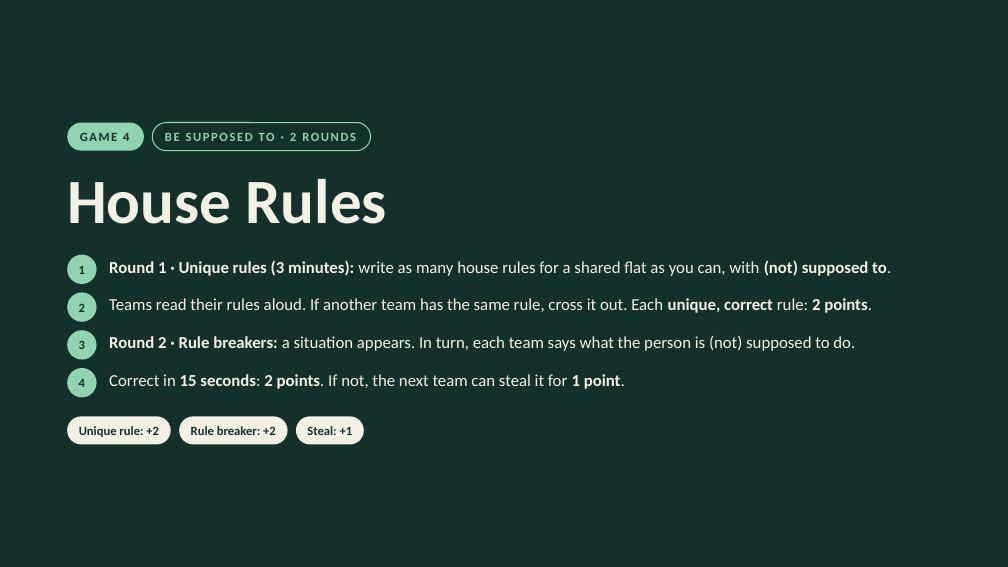
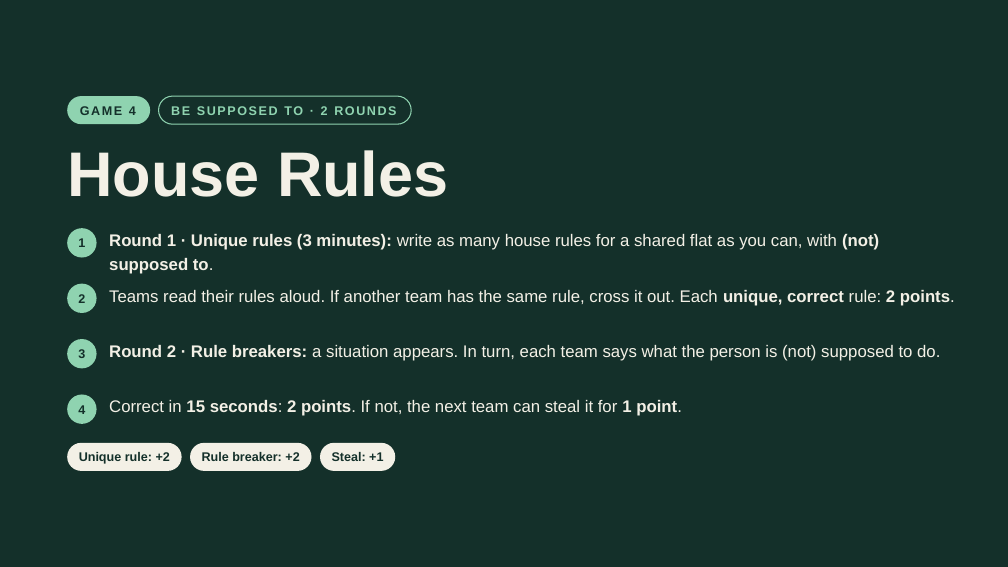
Before and after one commit to adizmurodov/About-ME, a slide deck: slide 23 of diplomatic-flatmate/The-Diplomatic-Flatmate.pptx. Drawn at 1008x567 pixels with LibreOffice and Linux fonts; fonts in the diff are those of the drawing. Boxes give left, top, right and bottom in pixels: in the first picture for what was removed or moved away, otherwise in the second. Text is boxed around its words. In the diff, an @@ line names an element or a change of style, - is before the commit and + after.

```diff
--- a/diplomatic-flatmate/The-Diplomatic-Flatmate.pptx
+++ b/diplomatic-flatmate/The-Diplomatic-Flatmate.pptx
@@ rounded rectangle: place and size @@
-rounded rectangle at (67, 123, 144, 150)
+rounded rectangle at (67, 96, 150, 124)
@@ text "GAME 4": place and size @@
-text "GAME 4" at (80, 133, 129, 141)
+text "GAME 4" at (80, 106, 136, 115)
@@ rounded rectangle: place and size @@
-rounded rectangle at (152, 123, 371, 150)
+rounded rectangle at (159, 96, 411, 124)
@@ font Calibri to Arial in 14 elements at (109, 290, 955, 306), (78, 349, 85, 358), (78, 294, 85, 303), (109, 234, 879, 274), (109, 345, 940, 361), (67, 150, 448, 197), (78, 238, 85, 247), (78, 405, 85, 414), (109, 400, 682, 416), (80, 106, 136, 115), (79, 452, 170, 464), (202, 452, 299, 461), (332, 452, 383, 461), (171, 106, 396, 115) @@
@@ text "BE SUPPOSED TO · 2 ...": place and size @@
-text "BE SUPPOSED TO · 2 ..." at (259, 133, 296, 141)
+text "BE SUPPOSED TO · 2 ..." at (171, 106, 396, 115)
@@ 2 texts, 1 ellipse: place and size @@
-2 texts, 1 ellipse at (67, 178, 386, 284)
+2 texts, 1 ellipse at (67, 150, 448, 258)
@@ text "Round 1 · Unique rules ...": place and size @@
-text "Round 1 · Unique rules ..." at (109, 260, 891, 276)
+text "Round 1 · Unique rules ..." at (109, 234, 879, 274)
@@ text "2": place and size @@
-text "2" at (79, 304, 85, 312)
+text "2" at (78, 294, 85, 303)
@@ ellipse: place and size @@
-ellipse at (67, 293, 97, 322)
+ellipse at (67, 284, 97, 313)
@@ text "Teams read their rules aloud. ...": place and size @@
-text "Teams read their rules aloud. ..." at (109, 298, 872, 313)
+text "Teams read their rules aloud. ..." at (109, 290, 955, 306)
@@ text "3": place and size @@
-text "3" at (79, 341, 85, 349)
+text "3" at (78, 349, 85, 358)
@@ ellipse: place and size @@
-ellipse at (67, 330, 97, 360)
+ellipse at (67, 339, 97, 368)
@@ text "Round 2 · Rule breakers: ...": place and size @@
-text "Round 2 · Rule breakers: ..." at (109, 336, 855, 351)
+text "Round 2 · Rule breakers: ..." at (109, 345, 940, 361)
@@ 2 texts, 1 ellipse: place and size @@
-2 texts, 1 ellipse at (67, 368, 625, 398)
+2 texts, 1 ellipse at (67, 395, 682, 424)
@@ rounded rectangle: place and size @@
-rounded rectangle at (67, 417, 171, 445)
+rounded rectangle at (67, 443, 181, 471)
@@ text "Unique rule: +2": place and size @@
-text "Unique rule: +2" at (79, 426, 159, 437)
+text "Unique rule: +2" at (79, 452, 170, 464)
@@ rounded rectangle: place and size @@
-rounded rectangle at (179, 417, 287, 445)
+rounded rectangle at (190, 443, 312, 471)
@@ text "Rule breaker: +2": place and size @@
-text "Rule breaker: +2" at (191, 426, 276, 435)
+text "Rule breaker: +2" at (202, 452, 299, 461)
@@ rounded rectangle: place and size @@
-rounded rectangle at (296, 417, 364, 445)
+rounded rectangle at (320, 443, 395, 471)
@@ text "Steal: +1": place and size @@
-text "Steal: +1" at (307, 426, 353, 435)
+text "Steal: +1" at (332, 452, 383, 461)
```
Also in this commit, not shown: 30 other slides changed, 1 other file.
